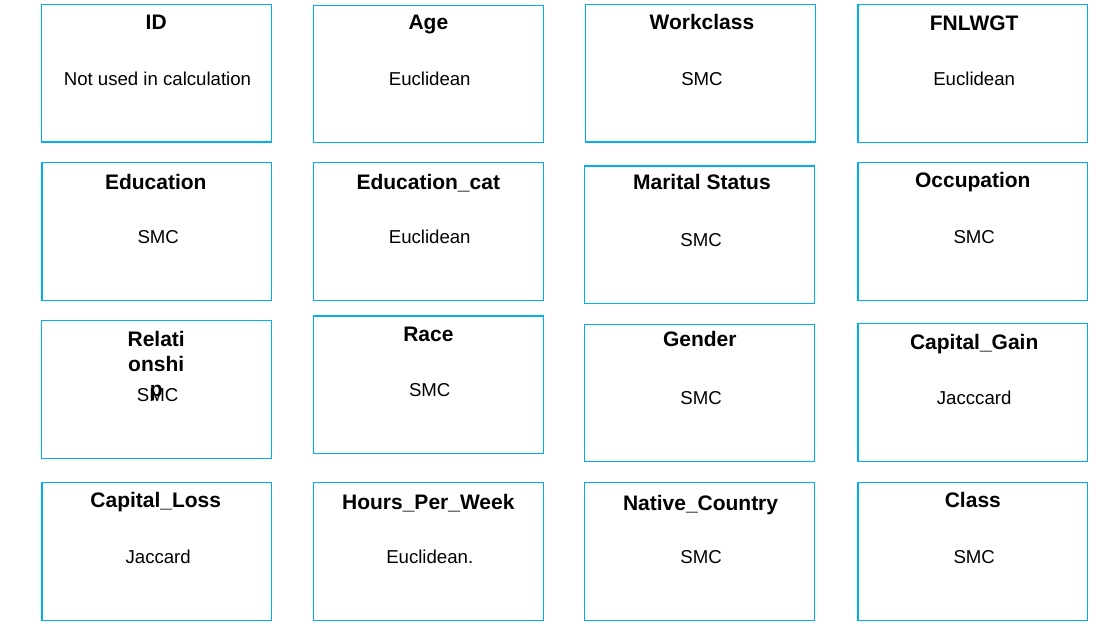
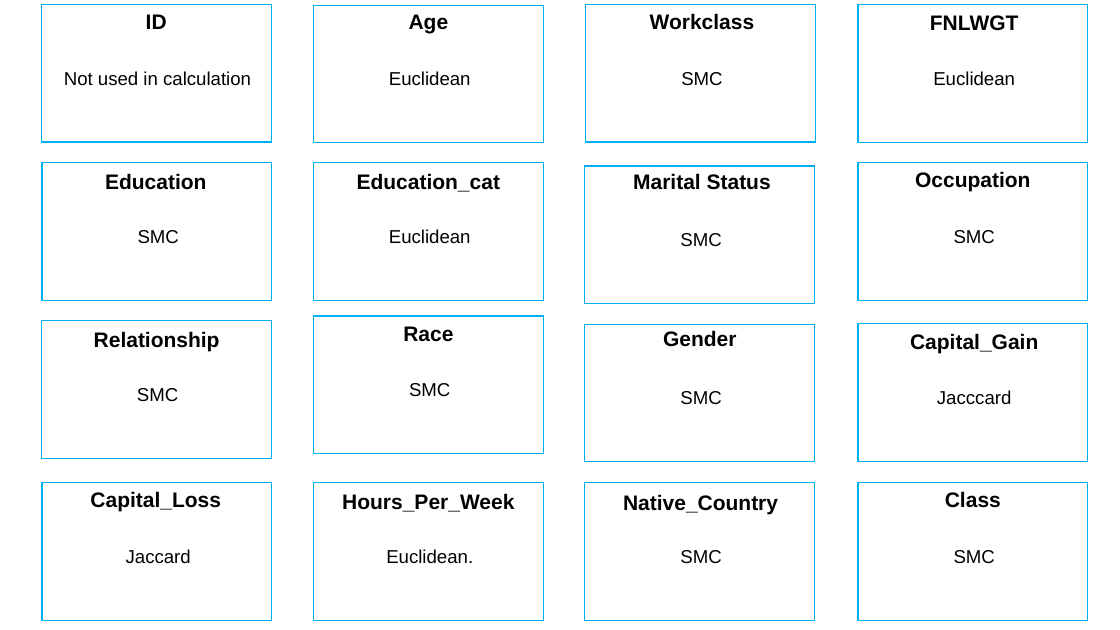
Before and after one commit to tytusplanck/DM_Assignment1, a slide deck: slide 1 of Diagram.pptx. Drawn at 1120x630 pixels with LibreOffice and Linux fonts; fonts in the diff are those of the drawing. Boxes give left, top, right and bottom in pixels: in the first picture for what was removed or moved away, otherwise in the second. Text is boxed around its words. In the diff, an @@ line names an element or a change of style, - is before the commit and + after.

```diff
--- a/Diagram.pptx
+++ b/Diagram.pptx
@@ text "Relationship" rewrapped from [114,321,197,406] to [94,331,220,352] @@
```
Also in this commit, not shown: 2 other files.
